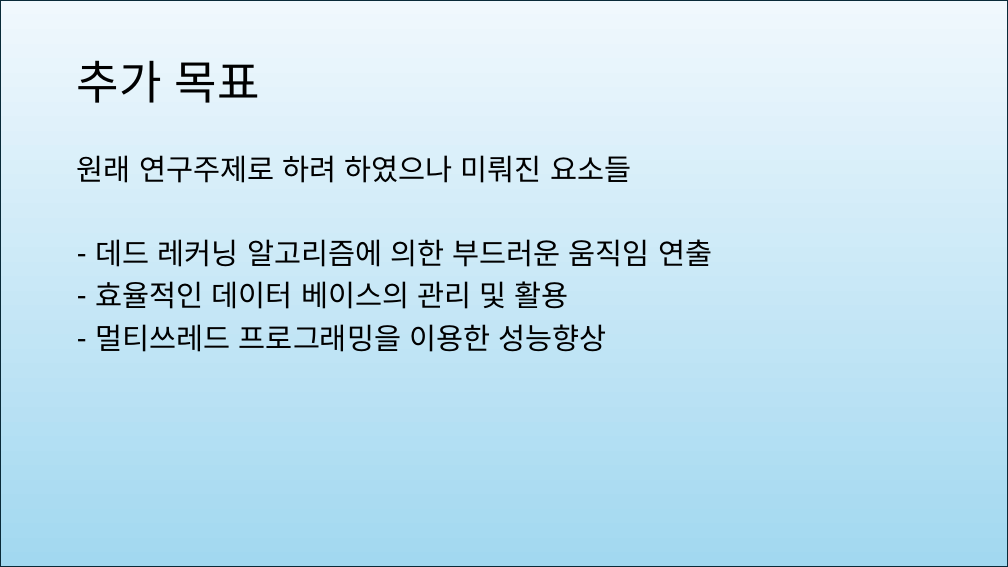
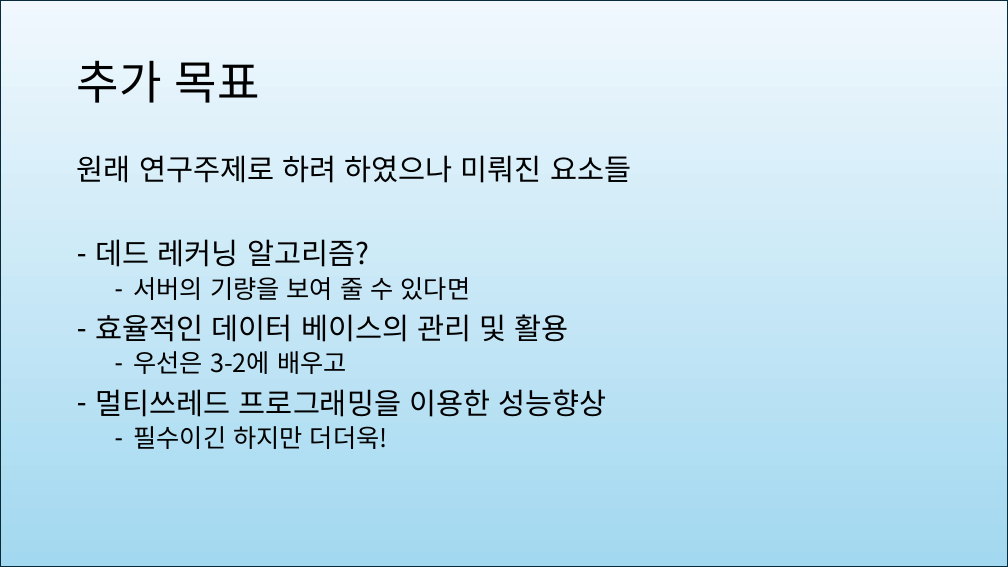
Before and after one commit to crapa36/Graduation-Project, a slide deck: slide 8 of Server/2025 졸업작품 중점 연구 주제 선정.pptx. Drawn at 1008x567 pixels with LibreOffice and Linux fonts; fonts in the diff are those of the drawing. Boxes give left, top, right and bottom in pixels: in the first picture for what was removed or moved away, otherwise in the second. Text is boxed around its words. In the diff, an @@ line names an element or a change of style, - is before the commit and + after.

Commit message:
발표

```diff
--- a/Server/2025 졸업작품 중점 연구 주제 선정.pptx
+++ b/Server/2025 졸업작품 중점 연구 주제 선정.pptx
@@ text at box(96, 239, 471, 300): text changed; size 28 to 24 pt @@
-– 데드 레커닝 알고리즘에 의한 부드러운 움직임 연출
+– 데드 레커닝 알고리즘?
+  – 서버의 기량을 보여 줄 수 있다면
@@ text at box(134, 351, 347, 374): paragraph added @@
+  – 우선은 3-2에 배우고
@@ text at box(134, 426, 388, 449): paragraph added @@
+  – 필수이긴 하지만 더더욱!
```
